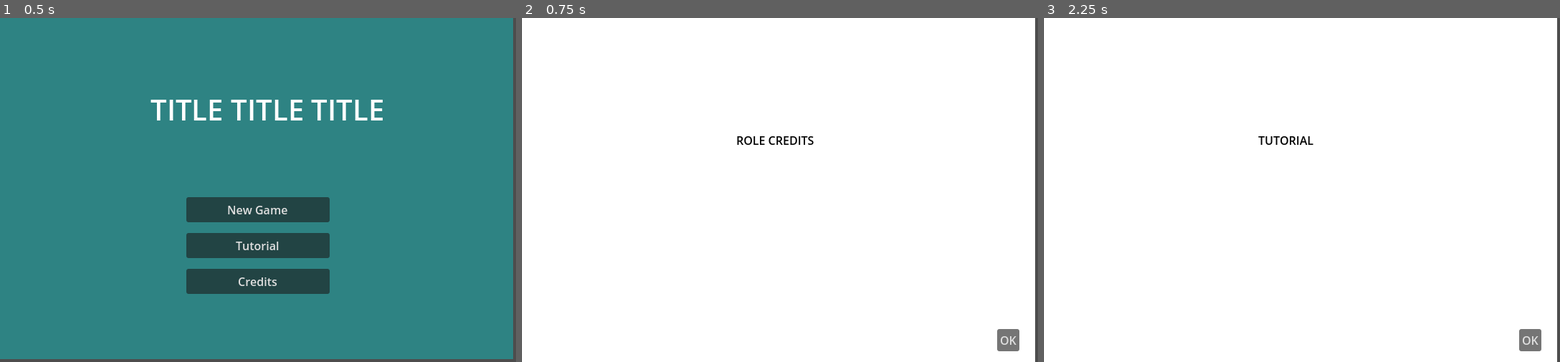
Above: before the commit, frames 1-3 (left to right).
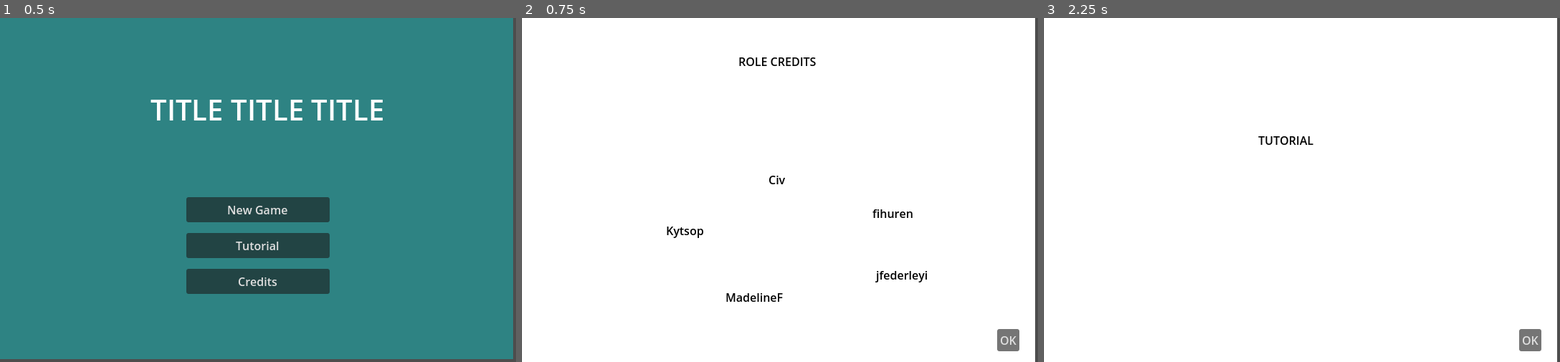
Above: after the commit, the same moments.

Repository: Mad2F/GameJam_2025
Game: Godot game, scene res://MainMenu/MainMenu.tscn
Same seed, same stepped clock (60 frames per second), same inputs: the game is played once before the commit and once after it.
Inputs:
- Up to frame 1 (0.5 s): no input
- Up to frame 2 (0.75 s): click "Credits" at 0.5 s
- Up to frame 3 (2.25 s): click "OK" at 1.25 s; click "Tutorial" at 2 s

Frame 1 is identical in both runs. In frame 2, 0.9% of the frame differs, in the area x 28-79%, y 11-83%; in frame 3, nothing differs.

Commit message:
update le gitignore + rajout des noms dans les crédits

Diff:
--- a/Credits/Credits.tscn
+++ b/Credits/Credits.tscn
@@ -10,11 +10,20 @@
 offset_right = 716.0
 offset_bottom = 481.0
 
+[node name="Label5" type="Label" parent="ColorRect"]
+layout_mode = 0
+offset_left = 201.0
+offset_top = 285.0
+offset_right = 282.0
+offset_bottom = 312.0
+theme_override_colors/font_color = Color(0, 0, 0, 1)
+text = "Kytsop"
+
 [node name="Label" type="Label" parent="."]
-offset_left = 299.0
-offset_top = 159.0
-offset_right = 408.0
-offset_bottom = 182.0
+offset_left = 302.0
+offset_top = 49.0
+offset_right = 411.0
+offset_bottom = 72.0
 theme_override_colors/font_color = Color(0, 0, 0, 1)
 text = "ROLE CREDITS"
 
@@ -25,3 +34,35 @@
 offset_bottom = 465.0
 text = "OK"
 script = ExtResource("1_pqpwq")
+
+[node name="Label2" type="Label" parent="."]
+offset_left = 489.0
+offset_top = 261.0
+offset_right = 570.0
+offset_bottom = 288.0
+theme_override_colors/font_color = Color(0, 0, 0, 1)
+text = "fihuren"
+
+[node name="Label3" type="Label" parent="."]
+offset_left = 284.0
+offset_top = 378.0
+offset_right = 365.0
+offset_bottom = 405.0
+theme_override_colors/font_color = Color(0, 0, 0, 1)
+text = "MadelineF"
+
+[node name="Label4" type="Label" parent="."]
+offset_left = 344.0
+offset_top = 214.0
+offset_right = 425.0
+offset_bottom = 241.0
+theme_override_colors/font_color = Color(0, 0, 0, 1)
+text = "Civ"
+
+[node name="Label5" type="Label" parent="."]
+offset_left = 494.0
+offset_top = 347.0
+offset_right = 575.0
+offset_bottom = 374.0
+theme_override_colors/font_color = Color(0, 0, 0, 1)
+text = "jfederleyi"
--- a/project.godot
+++ b/project.godot
@@ -13,7 +13,6 @@
 config/name="GodotExample"
 run/main_scene="uid://b5gjq2hvrco3g"
 config/features=PackedStringArray("4.4", "Forward Plus")
-config/icon="res://icon.svg"
 
 [display]
 
Not shown, added: export_presets.cfg
Not shown, added: .gitignore
